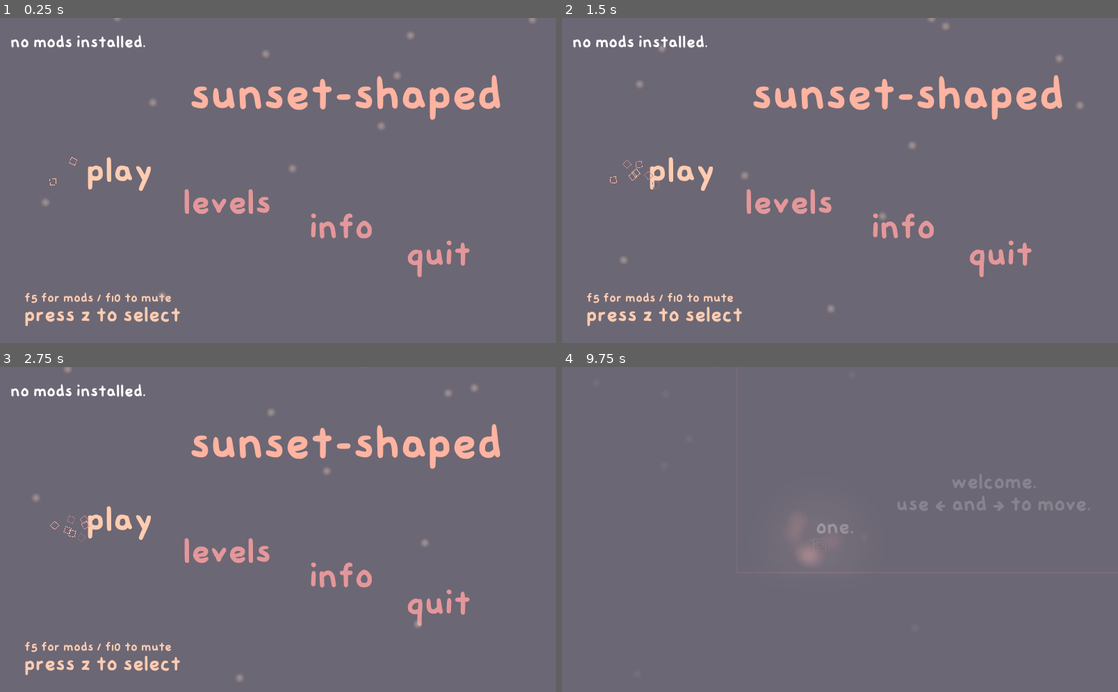
Above: before the commit, frames 1-4 (two rows, left to right).
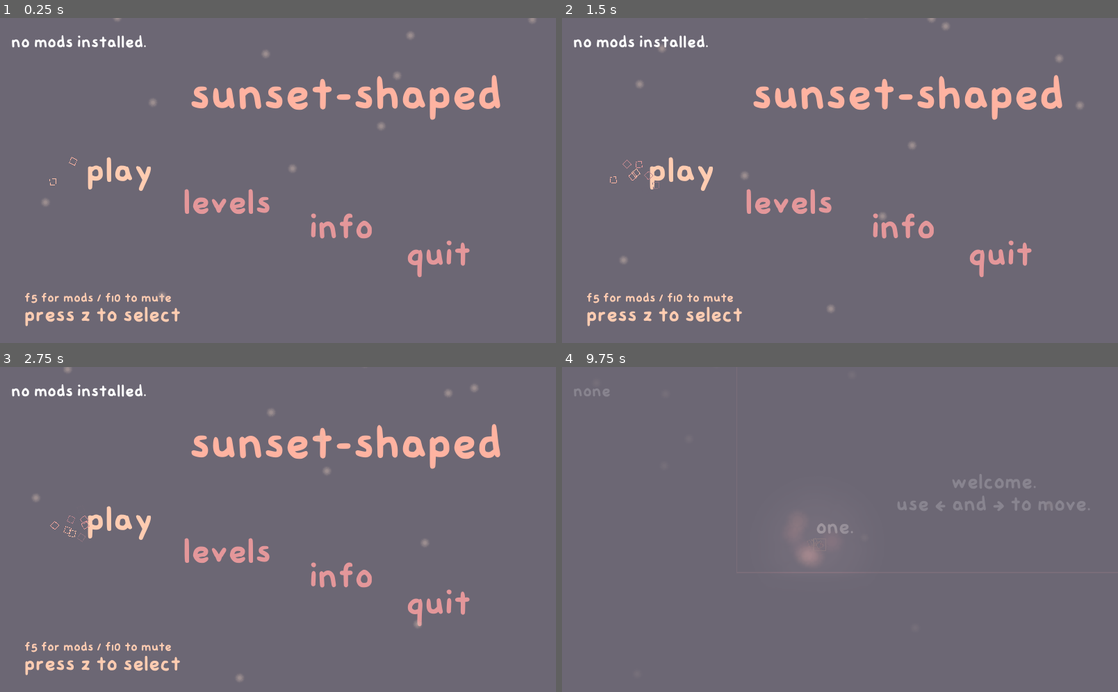
Above: after the commit, the same moments.

Repository: sunset-shaped/sunset-shaped
Game: Godot game, scene res://base.tscn
Same seed, same stepped clock (60 frames per second), same inputs: the game is played once before the commit and once after it.
Inputs:
- Up to frame 1 (0.25 s): no input
- Up to frame 2 (1.5 s): click "play" at 0.5 s; click "play" at 1.25 s
- Up to frame 3 (2.75 s): click "levels" at 2 s
- Up to frame 4 (9.75 s): click "info" at 2.75 s; tap Z (jump) at 3.5, 3.77, 8.75, 9.02, 9.5 s; hold Right (right) 3.53-4.25 s; click "1" at 4.25 s; click "2" at 5 s; click "3" at 5.75 s; click "4" at 6.5 s; click "5" at 7.25 s; click "back" at 8 s; hold Left (left) 8.78-9.53 s; hold Right (right) from 9.53 s (still down)

The runs differ from the first frame. In frame 1, 0.3% of the frame differs, in the area x 2-27%, y 5-10%; in frame 2, 0.3%; in frame 3, 0.3%; in frame 4, less than 0.1%.

Commit message:
hud for better mod support

Diff:
--- a/base.gd
+++ b/base.gd
@@ -10,6 +10,8 @@
 
 var leveltime = [0.0, 0.0, 0.0, 0.0, 0.0]
 var mods = []
+
+var modhuds = {}
 
 var muted = false
 
@@ -40,6 +42,7 @@
 onready var pause_screen = $menu/pause
 onready var player = $player
 onready var modlist = $menu/menu/mods
+onready var modtext = $hud/hud/text
 
 # Called when the node enters the scene tree for the first time.
 func _ready():
@@ -75,7 +78,11 @@
 	end.visible = false
 	pause_screen.visible = false
 
-
+func set_hud_text(modname:String, val:String):
+	modhuds[modname] = val
+	modtext.bbcode_text = ""
+	for i in modhuds.keys():
+		modtext.bbcode_text += modhuds[i] + "\n"
 
 
 func _play():
--- a/base.tscn
+++ b/base.tscn
@@ -6,6 +6,8 @@
 [ext_resource path="res://player/light a.png" type="Texture" id=4]
 [ext_resource path="res://audio/sunset-shaped.wav" type="AudioStream" id=5]
 [ext_resource path="res://menu.tscn" type="PackedScene" id=6]
+[ext_resource path="res://level stuff/text.tscn" type="PackedScene" id=7]
+[ext_resource path="res://christmas lights.ttf" type="DynamicFontData" id=8]
 
 [sub_resource type="Animation" id=1]
 resource_name = "fade"
@@ -62,6 +64,10 @@
 angle_curve = SubResource( 4 )
 scale = 0.2
 color = Color( 0.835294, 0.741176, 0.690196, 0.486275 )
+
+[sub_resource type="DynamicFont" id=6]
+size = 32
+font_data = ExtResource( 8 )
 
 [node name="base" type="Node2D"]
 script = ExtResource( 2 )
@@ -125,6 +131,26 @@
 
 [node name="level" parent="." instance=ExtResource( 1 )]
 
+[node name="hud" type="CanvasLayer" parent="."]
+
+[node name="hud" type="MarginContainer" parent="hud"]
+anchor_right = 1.0
+anchor_bottom = 1.0
+margin_left = 20.0
+margin_top = 30.0
+margin_right = -20.0
+margin_bottom = -30.0
+__meta__ = {
+"_edit_use_anchors_": false
+}
+
+[node name="text" parent="hud/hud" instance=ExtResource( 7 )]
+margin_right = 984.0
+margin_bottom = 540.0
+custom_fonts/normal_font = SubResource( 6 )
+bbcode_text = "none"
+text = "none"
+
 [editable path="player"]
 [editable path="menu"]
 [editable path="menu/menu/levels"]
--- a/menu.tscn
+++ b/menu.tscn
@@ -22,6 +22,7 @@
 layer = 2
 
 [node name="menu" type="Control" parent="."]
+visible = false
 anchor_right = 1.0
 anchor_bottom = 1.0
 script = ExtResource( 4 )
@@ -123,8 +124,8 @@
 text = "f5 for mods / f10 to mute"
 
 [node name="mods" parent="menu" instance=ExtResource( 3 )]
-margin_left = 19.1123
-margin_top = 29.7051
+margin_left = 20.0
+margin_top = 30.0
 margin_right = 638.112
 margin_bottom = 235.705
 custom_fonts/normal_font = SubResource( 2 )
Not shown: 1 places in base.tscn that only renumber resources
